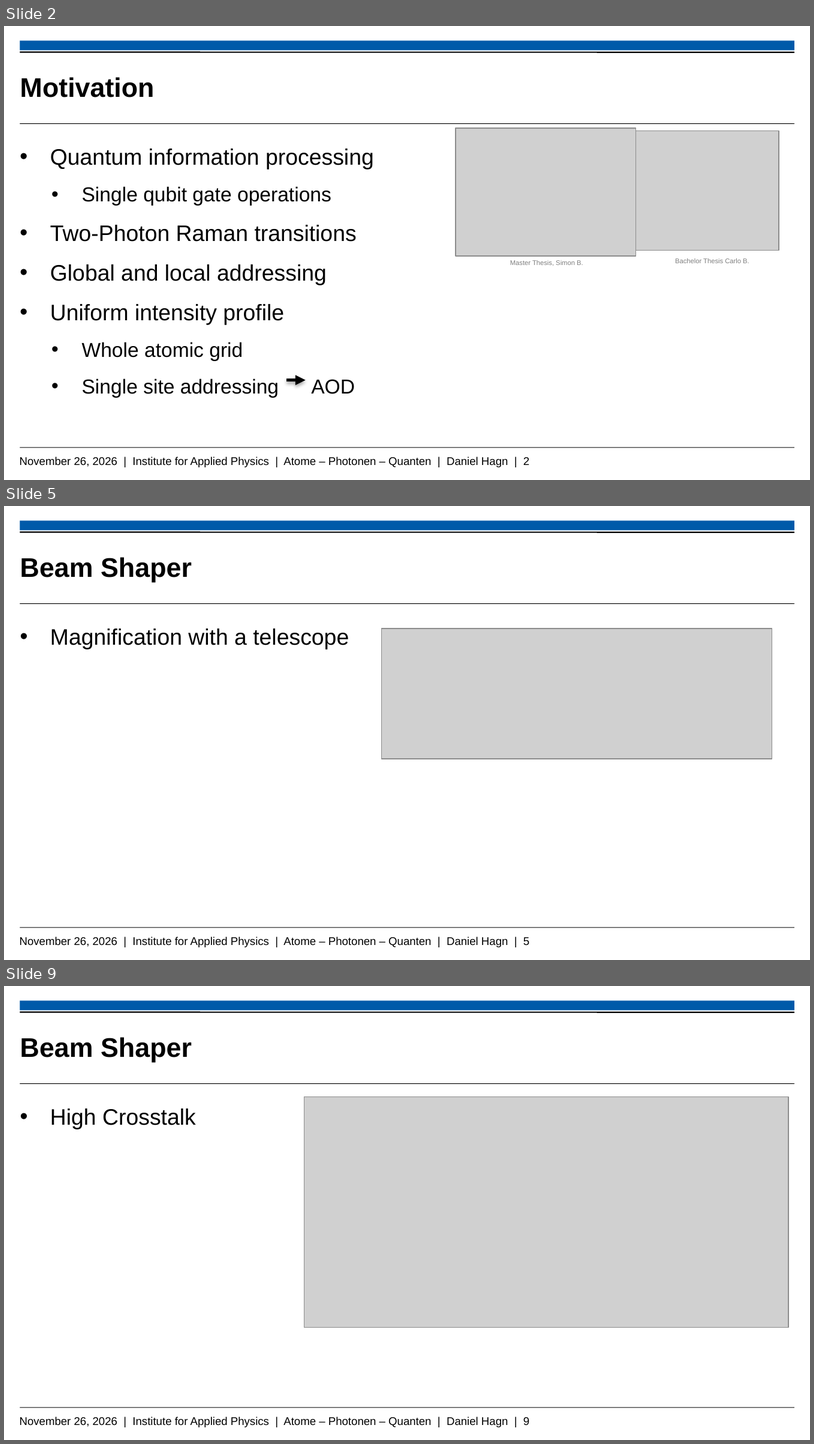
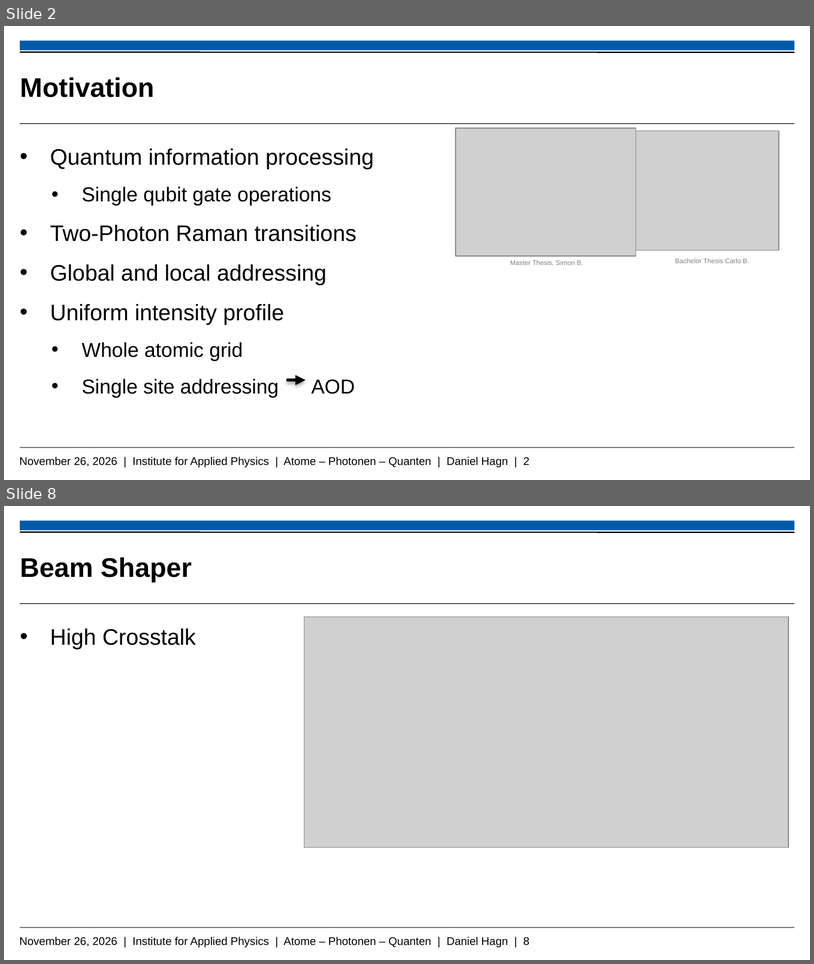
Before and after one commit to Daniel-Hagn-physik/Masterthesis_Backup, a slide deck: Hagn_Daniel_Mastervortrag.pptx. Shown one above the other, each under a label of ours: slides 2, 5 and 9 before the commit, slides 2 and 8 after it; the slides between them are not shown. The pictures are 814x1444 and 814x964 pixels, drawn with LibreOffice and Linux fonts; fonts in the diff are those of the drawing; grey boxes stand for pictures; background and template pictures are left out. Boxes give left, top, right and bottom in pixels: in the first picture for what was removed or moved away, otherwise in the second. Text is boxed around its words. In the diff, an @@ line names an element or a change of style, - is before the commit and + after.

```diff
--- a/Hagn_Daniel_Mastervortrag.pptx
+++ b/Hagn_Daniel_Mastervortrag.pptx
@@ slide 5 removed at (x1=4, y1=506, x2=810, y2=960), background #FFFFFF; not listed: 5 template elements that a slide beside it also shows @@
@@ title removed at (x1=20, y1=557, x2=192, y2=582) @@
-Beam Shaper
@@ text removed at (x1=50, y1=628, x2=349, y2=649) @@
-• Magnification with a telescope
@@ picture removed at (x1=382, y1=628, x2=773, y2=759) @@
@@ what was slide 9 is now slide 8 @@
@@ text at (x1=20, y1=936, x2=530, y2=947): text changed @@
-November 26, 2026 | Institute for Applied Physics | Atome – Photonen – Quanten | Daniel Hagn | 9
+November 26, 2026 | Institute for Applied Physics | Atome – Photonen – Quanten | Daniel Hagn | 8
```
Also in this commit, not shown: 6 slides changed.
